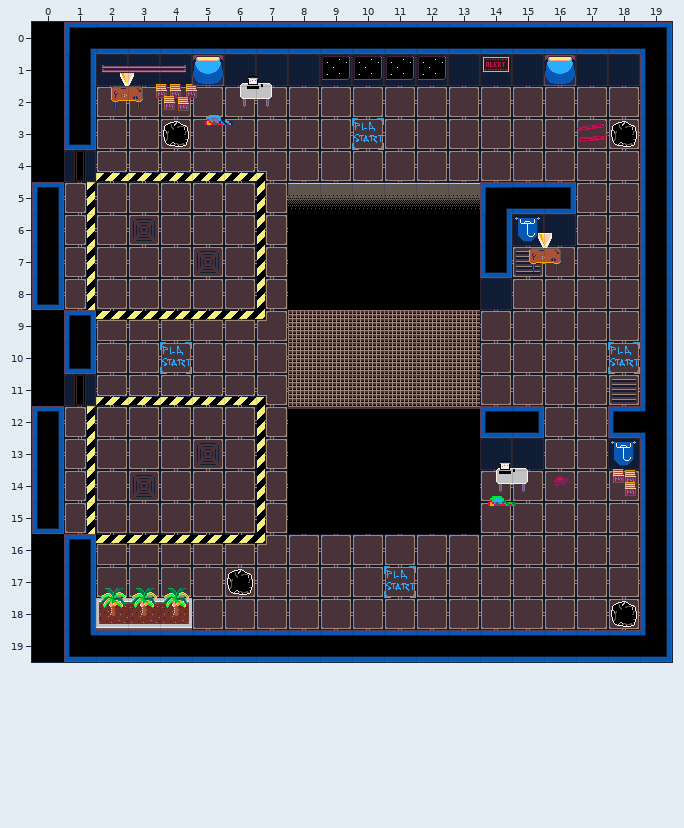
Two versions of a level (Tiled map, assets-private/tiled/landing-bay-small.tmx). The picture above was drawn from the file before the commit.
Cells are 32x32 px. Shown: x 0..19, y 0..19.
And afterwards:
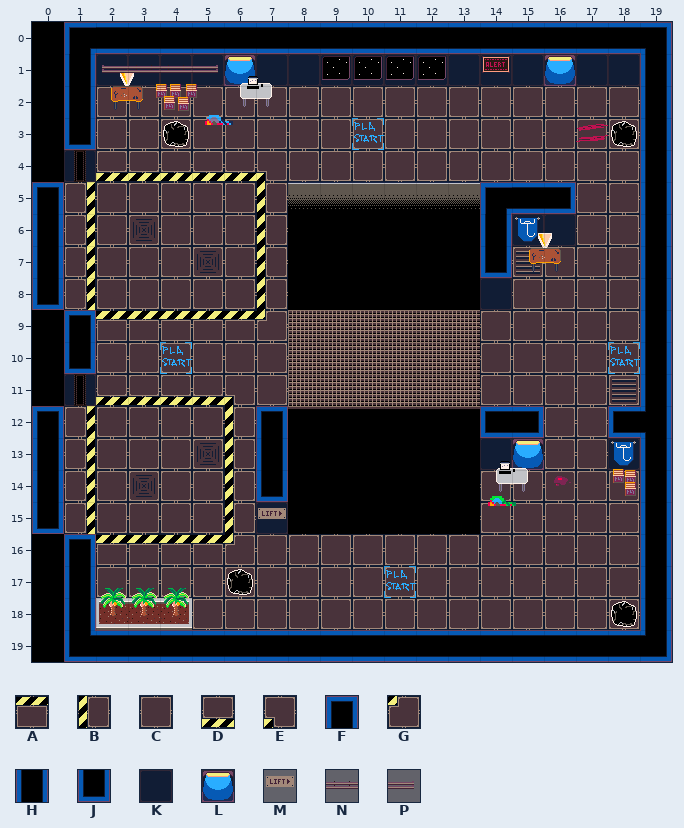
Key: from "Core Tiles": A 1, B 6, C 7, D 13, E 19, F 23, G 25, H 29, J 35, K 36, L 38, M 66, N 73, P 74.
_ is an empty cell.
The exact change:
{"where": "layer \"tiles\""}
{"y":1,"x":6,"old":"K","new":"L"}
{"y":11,"x":6,"old":"DE","new":"EC"}
{"y":12,"x":6,"old":"CB","new":"BF"}
{"y":13,"x":6,"old":"CB","new":"BH"}
{"y":13,"x":15,"old":"K","new":"L"}
{"y":14,"x":6,"old":"CB","new":"BJ"}
{"y":15,"x":6,"old":"CB","new":"BK"}
{"y":16,"x":6,"old":"AG","new":"GC"}
{"where": "layer \"decorations\""}
{"y":1,"x":4,"old":"PL","new":"NP"}
{"y":15,"x":7,"old":"_","new":"M"}
{"label":"changed","picture_box":[168,55,255,86]}
{"label":"changed","picture_box":[225,394,288,564]}
{"label":"changed","picture_box":[512,439,544,470]}
